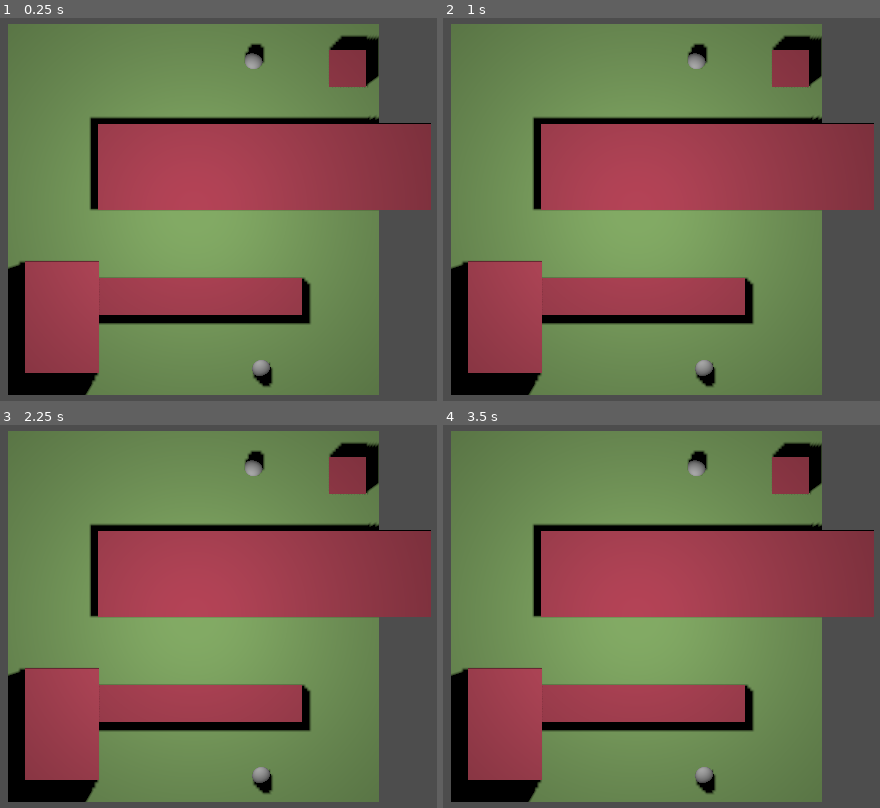
Above: before the commit, frames 1-4 (two rows, left to right).
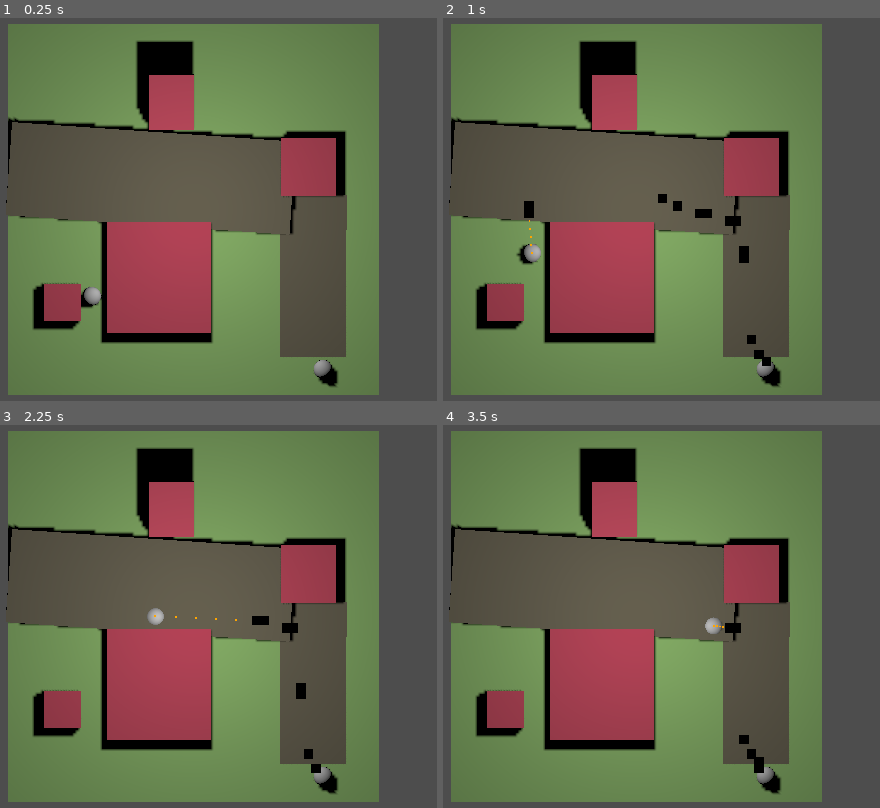
Above: after the commit, the same moments.

Repository: Accashiya/pathfinding
Game: Godot game, scene res://game.tscn
The game is run twice, just before and just after one commit, with the same random seed, the same clock (stepped at 60 frames per second) and the same inputs.
Inputs:
- Up to frame 1 (0.25 s): no input
- Up to frame 2 (1 s): tap Enter (ui_accept) at 0.5, 0.77 s
- Up to frame 3 (2.25 s): tap Enter (ui_accept) at 1.52 s
- Up to frame 4 (3.5 s): tap Enter (ui_accept) at 3.02 s

The runs differ from the first frame. In frame 1, 48% of the frame differs, in the area x 1-99%, y 4-99%; in frame 2, 48%; in frame 3, 48%; in frame 4, 48%.
Error before the commit: Compile Error: Failed to compile depended scripts. (res://Scripts/pathfinding/Grid.gd:0)

Commit message:
Added Terrain Weighting

Diff:
--- a/Scripts/pathfinding/Grid.gd
+++ b/Scripts/pathfinding/Grid.gd
@@ -2,13 +2,17 @@
 class_name Grid
 
 ######### For Debugging #############
+@export_group("Debugging")
 @export var startNode:Node3D
 @export var endNode:Node3D
 @export var display_debug_stuff:bool
 #####################################
 
+####### Grid Properties ############
+@export_group("Grid Properties")
 @export var walkableNode:StaticBody3D
-@export var unwalkableMask: int
+## Mask number in editor
+@export_range(1,32) var unwalkableMask: int
 @export var nodeRadius:float
 
 var gridWorldSize:Vector2
@@ -17,6 +21,17 @@
 var nodeDiameter:float
 var gridSizeX:int
 var gridSizeY:int
+##################################
+
+###### Movement Weighting ##########
+@export_group("Weights")
+@export var walkable_regions:Array[TerrainType]
+var walkable_mask:int
+var walkable_regions_dict:Dictionary[int, int]
+
+@export_range(0,3) var blur_size:int = 1
+@export var unwalkable_terrain_cost:int = 100
+################################
 
 func _ready() -> void:
 	gridWorldSize = Vector2(walkableNode.scale.x * 2, walkableNode.scale.z * 2)
@@ -24,6 +39,13 @@
 	nodeDiameter = nodeRadius * 2
 	gridSizeX = roundi(gridWorldSize.x / nodeDiameter)
 	gridSizeY = roundi(gridWorldSize.y / nodeDiameter)
+
+	for terrain in walkable_regions:
+		var terrain_layer_bitwise:int = 1<<(terrain.t_layer-1)
+
+		walkable_mask |= terrain_layer_bitwise
+		walkable_regions_dict[terrain_layer_bitwise] = terrain.t_cost
+
 	CreateGrid()
 
 func CreateGrid() -> void:
@@ -34,8 +56,17 @@
 			var worldPoint:Vector3 = worldTopLeft +  Vector3.RIGHT * (x * nodeDiameter + nodeRadius) + Vector3.FORWARD * (y * nodeDiameter + nodeRadius)
 
 			var walkable:bool = CheckWalkabilityInLocation(worldPoint, nodeRadius)
+			var terrain_penalty:int = 0
 
-			gridNodeDict[Vector2i(x,y)] = GridNode.new(walkable, worldPoint, x, y)
+
+			terrain_penalty = check_terrain_penalty(worldPoint)
+
+			if !walkable:
+				terrain_penalty += unwalkable_terrain_cost
+
+			gridNodeDict[Vector2i(x,y)] = GridNode.new(walkable, worldPoint, x, y, terrain_penalty)
+
+	blur_penalty_map(blur_size)
 
 func CheckWalkabilityInLocation(position: Vector3, radius: float) -> bool:
 	var sphere = SphereShape3D.new()
@@ -49,6 +80,51 @@
 	var result = get_world_3d().direct_space_state.intersect_shape(query)
 
 	return result.size() == 0
+
+func check_terrain_penalty(position:Vector3) -> int:
+	var query = PhysicsRayQueryParameters3D.create(position + Vector3.UP * 50, position)
+	query.collision_mask = walkable_mask
+	query.exclude = [self]
+	var result = get_world_3d().direct_space_state.intersect_ray(query)
+
+	if result && result.collider is CollisionObject3D:
+		return walkable_regions_dict[result.collider.collision_layer]
+
+	return 0
+
+func blur_penalty_map(blur_size:int) -> void:
+	var kernel_size:int = blur_size * 2 + 1
+
+	var horizontal_penalties:Dictionary[Vector2i,int]
+	var vertical_penalties:Dictionary[Vector2i,int]
+
+	for y in range(0, gridSizeY):
+		horizontal_penalties[Vector2i(0,y)] = 0
+		for x in range(-blur_size, blur_size+1):
+			var sample_x:int = clamp(x, 0, blur_size)
+			horizontal_penalties[Vector2i(0,y)] += gridNodeDict[Vector2i(sample_x,y)].terrain_cost
+
+		for x in range(1, gridSizeX):
+			var remove_index:int = clamp(x - blur_size - 1, 0, gridSizeX)
+			var add_index:int = clamp(x + blur_size, 0, gridSizeX-1)
+
+			horizontal_penalties[Vector2i(x,y)] = horizontal_penalties[Vector2i(x-1,y)] - gridNodeDict[Vector2i(remove_index,y)].terrain_cost + gridNodeDict[Vector2i(add_index,y)].terrain_cost
+
+	for x in range(0, gridSizeX):
+		vertical_penalties[Vector2i(x,0)] = 0
+		for y in range(-blur_size, blur_size+1):
+			var sample_y:int = clamp(y, 0, blur_size)
+			vertical_penalties[Vector2i(x,0)] += horizontal_penalties[Vector2i(x,sample_y)]
+
+		var blurred_penalty:int = roundi(float(vertical_penalties[Vector2i(x,0)]) / kernel_size * kernel_size)
+		gridNodeDict[Vector2i(x,0)].terrain_cost = blurred_penalty
+
+		for y in range(1, gridSizeY):
+			var remove_index:int = clamp(y - blur_size - 1, 0, gridSizeY)
+			var add_index:int = clamp(y + blur_size, 0, gridSizeY-1)
+			vertical_penalties[Vector2i(x,y)] = vertical_penalties[Vector2i(x,y-1)] - horizontal_penalties[Vector2i(x,remove_index)] + horizontal_penalties[Vector2i(x,add_index)]
+			blurred_penalty = roundi(float(vertical_penalties[Vector2i(x,y)]) / kernel_size * kernel_size)
+			gridNodeDict[Vector2i(x,y)].terrain_cost = blurred_penalty
 
 func GetNodeFromPosition(position: Vector3) -> GridNode:
 	var percentX:float = (position.x + gridWorldSize.x/2)/gridWorldSize.x
--- a/Scripts/pathfinding/Node.gd
+++ b/Scripts/pathfinding/Node.gd
@@ -8,6 +8,7 @@
 
 var parent:GridNode
 
+var terrain_cost:int
 var gCost:int
 var hCost:int
 var fCost:int:
@@ -19,12 +20,13 @@
 	set(x):
 		heapIndex = x
 
-func _init(_walkable:bool, _worldPosition:Vector3, _x:int, _y:int):
+func _init(_walkable:bool, _worldPosition:Vector3, _x:int, _y:int, _terrain_cost:int):
 	walkable = _walkable
 	worldPosition = _worldPosition
 
 	gridX = _x
 	gridY = _y
+	terrain_cost = _terrain_cost
 
 func CompareTo(node:GridNode) -> int:
 	var compare:int = -1 if (fCost < node.fCost) else 0 if (fCost == node.fCost) else 1
--- a/Scripts/pathfinding/Pathfinding.gd
+++ b/Scripts/pathfinding/Pathfinding.gd
@@ -35,7 +35,7 @@
 				continue
 
 			var inOpenSet = openSet.Contains(neighbour)
-			var newMovementCostToNeighbour:int = currentNode.gCost + GetDistance(currentNode, neighbour)
+			var newMovementCostToNeighbour:int = currentNode.gCost + GetDistance(currentNode, neighbour) + neighbour.terrain_cost
 			if (newMovementCostToNeighbour < neighbour.gCost || !inOpenSet):
 				neighbour.gCost = newMovementCostToNeighbour
 				neighbour.hCost = GetDistance(neighbour, endNode)
@@ -67,6 +67,7 @@
 	while currentNode != startNode:
 		path.append(currentNode)
 		currentNode = currentNode.parent
+		print(currentNode.terrain_cost)
 
 	var waypoints:Array[Vector3] = simplify_path(path)
 	waypoints.reverse()
--- /dev/null
+++ b/Scripts/pathfinding/terrain_types.gd
@@ -0,0 +1,6 @@
+extends Resource
+class_name TerrainType
+
+## mask number in the editor
+@export_range(1,32) var t_layer:int
+@export var t_cost:int
--- a/game.tscn
+++ b/game.tscn
@@ -1,11 +1,31 @@
-[gd_scene load_steps=12 format=3 uid="uid://d08xkqq8midtk"]
+[gd_scene load_steps=17 format=3 uid="uid://d08xkqq8midtk"]
 
 [ext_resource type="Material" uid="uid://d4b0lhfidctq4" path="res://Floor.tres" id="1_e2o6t"]
-[ext_resource type="Script" uid="uid://carexutx7b7v1" path="res://Scripts/Grid.gd" id="1_feb5d"]
-[ext_resource type="Script" uid="uid://dw6ttwb52753c" path="res://Scripts/Pathfinding.gd" id="2_fc0e3"]
+[ext_resource type="Script" uid="uid://b2v46yiql2urf" path="res://Scripts/pathfinding/Grid.gd" id="1_ryrav"]
+[ext_resource type="Script" uid="uid://cujglwp7f58rf" path="res://Scripts/pathfinding/Pathfinding.gd" id="2_eow3j"]
 [ext_resource type="Material" uid="uid://brg4ssroypnmg" path="res://Box.tres" id="2_feb5d"]
-[ext_resource type="Script" uid="uid://wku0kna6po4m" path="res://Scripts/path_request_manager.gd" id="3_ryrav"]
+[ext_resource type="Script" uid="uid://b7k5305httm2l" path="res://Scripts/pathfinding/terrain_types.gd" id="2_j5wjh"]
+[ext_resource type="Script" uid="uid://cnxerkewvm4v2" path="res://Scripts/pathfinding/path_request_manager.gd" id="3_j5wjh"]
 [ext_resource type="Script" uid="uid://c08cyser2p3ll" path="res://Scripts/unit.gd" id="5_7jktm"]
+
+[sub_resource type="Resource" id="Resource_eow3j"]
+script = ExtResource("2_j5wjh")
+t_layer = 1
+t_cost = 20
+metadata/_custom_type_script = "uid://b7k5305httm2l"
+
+[sub_resource type="Resource" id="Resource_j5wjh"]
+script = ExtResource("2_j5wjh")
+t_layer = 3
+metadata/_custom_type_script = "uid://b7k5305httm2l"
+
+[sub_resource type="StandardMaterial3D" id="StandardMaterial3D_ryrav"]
+albedo_color = Color(0.28887355, 0.2700288, 0.21159768, 1)
+
+[sub_resource type="BoxMesh" id="BoxMesh_eow3j"]
+material = SubResource("StandardMaterial3D_ryrav")
+
+[sub_resource type="BoxShape3D" id="BoxShape3D_e2o6t"]
 
 [sub_resource type="PlaneMesh" id="PlaneMesh_fc0e3"]
 material = ExtResource("1_e2o6t")
@@ -16,28 +36,54 @@
 [sub_resource type="BoxMesh" id="BoxMesh_ryrav"]
 material = ExtResource("2_feb5d")
 
-[sub_resource type="BoxShape3D" id="BoxShape3D_e2o6t"]
-
 [sub_resource type="CapsuleMesh" id="CapsuleMesh_feb5d"]
 
 [node name="Game" type="Node3D"]
 
-[node name="A*" type="Node3D" parent="." node_paths=PackedStringArray("startNode", "endNode", "walkableNode")]
-script = ExtResource("1_feb5d")
-startNode = NodePath("../Player")
-endNode = NodePath("../Target")
-walkableNode = NodePath("../Floor")
+[node name="A*" type="Node3D" parent="."]
+
+[node name="grid" type="Node3D" parent="A*" node_paths=PackedStringArray("startNode", "endNode", "walkableNode")]
+script = ExtResource("1_ryrav")
+startNode = NodePath("../../Player")
+endNode = NodePath("../../Target")
+walkableNode = NodePath("../../Floor")
 unwalkableMask = 2
-nodeRadius = 0.5
+nodeRadius = 0.2
+walkable_regions = Array[ExtResource("2_j5wjh")]([SubResource("Resource_eow3j"), SubResource("Resource_j5wjh")])
+blur_size = 2
 
 [node name="Pathfinding" type="Node3D" parent="A*" node_paths=PackedStringArray("grid", "path_request_manager")]
-script = ExtResource("2_fc0e3")
-grid = NodePath("..")
+script = ExtResource("2_eow3j")
+grid = NodePath("../grid")
 path_request_manager = NodePath("../PathfindingManager")
 
 [node name="PathfindingManager" type="Node3D" parent="A*" node_paths=PackedStringArray("pathfinding")]
-script = ExtResource("3_ryrav")
+script = ExtResource("3_j5wjh")
 pathfinding = NodePath("../Pathfinding")
+
+[node name="Road" type="StaticBody3D" parent="."]
+transform = Transform3D(3.5697768, 0, -0.042240728, 0, 5, 0, 0.017258326, 0, 8.737122, 6.4544744, -2.2108107, 3.5625186)
+collision_layer = 4
+collision_mask = 4
+
+[node name="MeshInstance3D" type="MeshInstance3D" parent="Road"]
+layers = 4
+mesh = SubResource("BoxMesh_eow3j")
+
+[node name="CollisionShape3D" type="CollisionShape3D" parent="Road"]
+shape = SubResource("BoxShape3D_e2o6t")
+
+[node name="Road2" type="StaticBody3D" parent="."]
+transform = Transform3D(0.34615186, 0, 15.305995, 0, 5, 0, -5.020718, 0, 1.0552671, -2.3048925, -1.799532, -1.7104768)
+collision_layer = 4
+collision_mask = 4
+
+[node name="MeshInstance3D" type="MeshInstance3D" parent="Road2"]
+layers = 4
+mesh = SubResource("BoxMesh_eow3j")
+
+[node name="CollisionShape3D" type="CollisionShape3D" parent="Road2"]
+shape = SubResource("BoxShape3D_e2o6t")
 
 [node name="Floor" type="StaticBody3D" parent="."]
 transform = Transform3D(10, 0, 0, 0, 5, 0, 0, 0, 10, 0, 0, 0)
@@ -52,7 +98,7 @@
 transform = Transform3D(2, 0, 0, 0, 2, 0, 0, 0, 2, 0, 0, 0)
 
 [node name="Box" type="StaticBody3D" parent="Boxes"]
-transform = Transform3D(1, 0, 0, 0, 1, 0, 0, 0, 1, 4.155443, 0, -3.8149188)
+transform = Transform3D(1, 0, 0, 0, 1, 0, 0, 0, 1, -3.5299058, 0, 2.4967139)
 collision_layer = 2
 collision_mask = 2
 
@@ -63,7 +109,7 @@
 shape = SubResource("BoxShape3D_e2o6t")
 
 [node name="Box2" type="StaticBody3D" parent="Boxes"]
-transform = Transform3D(5.655734, 0, 0, 0, 1, 0, 0, 0, 1, 0.09421849, 0, 2.3268719)
+transform = Transform3D(2.7966552, 0, 0, 0, 1, 0, 0, 0, 2.9988506, -0.9394319, 0, 1.812458)
 collision_layer = 2
 collision_mask = 2
 
@@ -74,7 +120,7 @@
 shape = SubResource("BoxShape3D_e2o6t")
 
 [node name="Box3" type="StaticBody3D" parent="Boxes"]
-transform = Transform3D(2, 0, 0, 0, 2.1542625, 0, 0, 0, 2.99173, -3.5507927, 0, 2.8880262)
+transform = Transform3D(1.2144508, 0, 0, 0, 2.1542625, 0, 0, 0, 1.4850352, -0.6038258, 0, -2.9228768)
 collision_layer = 2
 collision_mask = 2
 
@@ -85,7 +131,7 @@
 shape = SubResource("BoxShape3D_e2o6t")
 
 [node name="Box4" type="StaticBody3D" parent="Boxes"]
-transform = Transform3D(8.989206, 0, 0, 0, 1, 0, 0, 0, 2.3014324, 1.912137, 0, -1.1708927)
+transform = Transform3D(1.4687109, 0, 0, 0, 1, 0, 0, 0, 1.5827693, 3.09688, 0, -1.1708927)
 collision_layer = 2
 collision_mask = 2
 
@@ -101,17 +147,18 @@
 size = 24.215
 
 [node name="Player" type="Node3D" parent="." node_paths=PackedStringArray("target", "path_request_manager", "pathfinding")]
-transform = Transform3D(1, 0, 0, 0, 1, 0, 0, 0, 1, 3.2519364, 0, -8.094711)
+transform = Transform3D(1, 0, 0, 0, 1, 0, 0, 0, 1, -5.486889, 0, 4.654455)
 script = ExtResource("5_7jktm")
 target = NodePath("../Target")
 path_request_manager = NodePath("../A*/PathfindingManager")
 pathfinding = NodePath("../A*/Pathfinding")
+display_debug_stuff = true
 
 [node name="MeshInstance3D" type="MeshInstance3D" parent="Player"]
 mesh = SubResource("CapsuleMesh_feb5d")
 
 [node name="Target" type="Node3D" parent="."]
-transform = Transform3D(1, 0, 0, 0, 1, 0, 0, 0, 1, 3.6695762, 0, 8.590098)
+transform = Transform3D(1, 0, 0, 0, 1, 0, 0, 0, 1, 6.986665, 0, 8.590098)
 
 [node name="MeshInstance3D" type="MeshInstance3D" parent="Target"]
 mesh = SubResource("CapsuleMesh_feb5d")
--- a/project.godot
+++ b/project.godot
@@ -17,4 +17,4 @@
 
 [autoload]
 
-DebugDraw="*res://Scripts/DebugDraw.gd"
+DebugDraw="*res://Scripts/misc_scripts/DebugDraw.gd"
Not shown, added: Scripts/pathfinding/terrain_types.gd.uid
